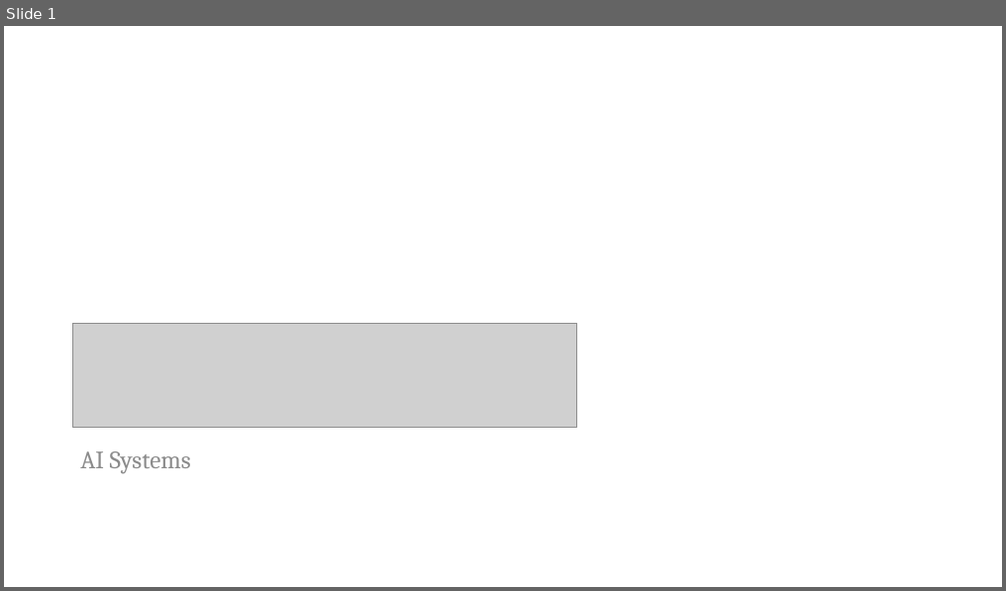
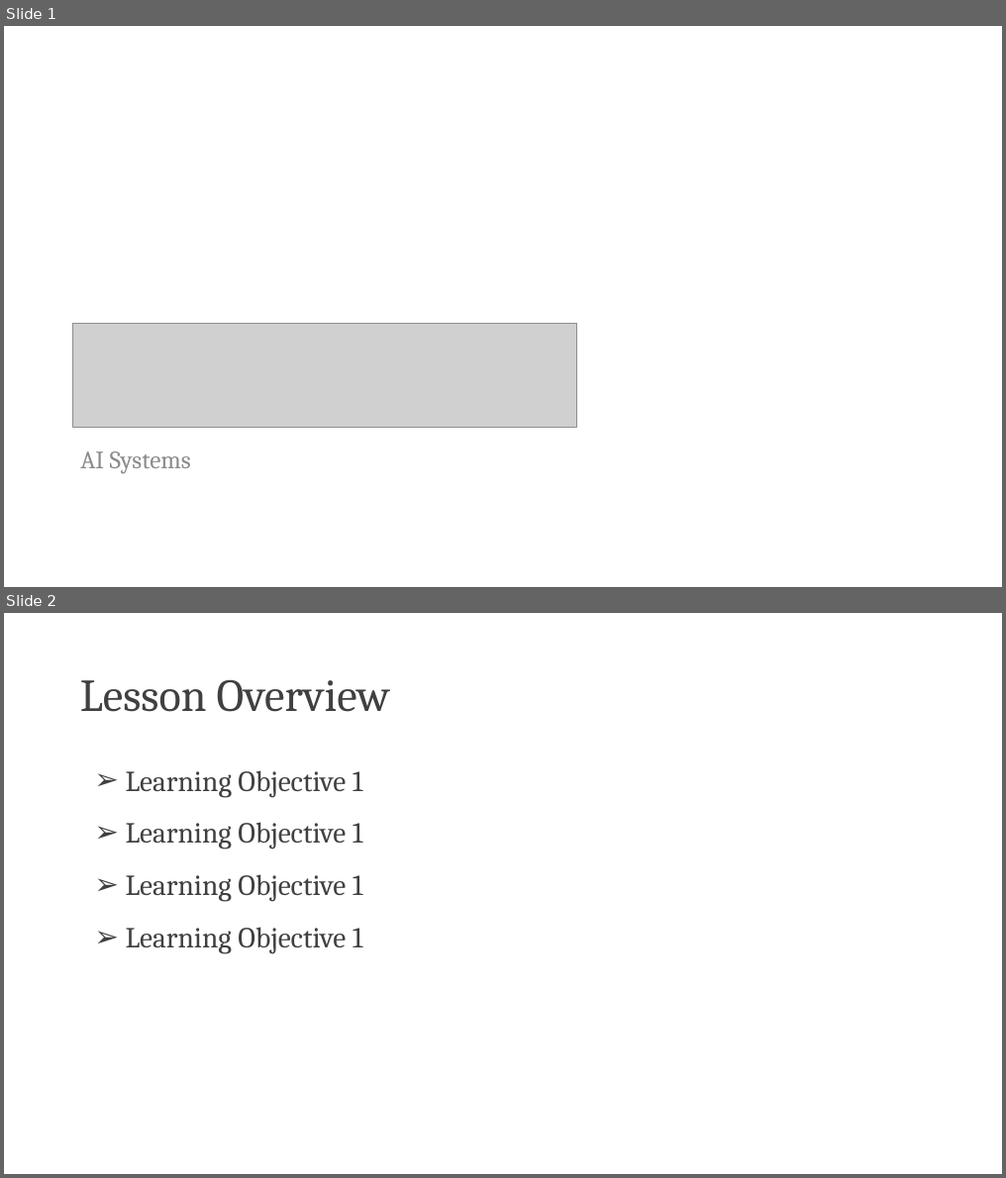
Before and after one commit to PracticumAI/what_is_ai, a slide deck: presentations/03_systems.pptx. Shown one above the other, each under a label of ours: slide 1 before the commit, slides 1 and 2 after it. The pictures are 1006x591 and 1006x1178 pixels, drawn with LibreOffice and Linux fonts; fonts in the diff are those of the drawing; grey boxes stand for pictures. Boxes give left, top, right and bottom in pixels: in the first picture for what was removed or moved away, otherwise in the second. Text is boxed around its words. In the diff, an @@ line names an element or a change of style, - is before the commit and + after.

```diff
--- a/presentations/03_systems.pptx
+++ b/presentations/03_systems.pptx
@@ slide 2 added at [4, 613, 1002, 1174], background #FFFFFF @@
@@ title added at [80, 680, 390, 712], 44 pt, text #404040 @@
+Lesson Overview
@@ text added at [126, 770, 363, 797], 28 pt, text #404040 @@
+➢ Learning Objective 1
@@ text added at [126, 822, 363, 850], 28 pt, text #404040 @@
+➢ Learning Objective 1
@@ text added at [126, 874, 363, 902], 28 pt, text #404040 @@
+➢ Learning Objective 1
@@ text added at [126, 927, 363, 955], 28 pt, text #404040 @@
+➢ Learning Objective 1
```
Also in this commit, not shown: 1 slide removed, 2 other files.
